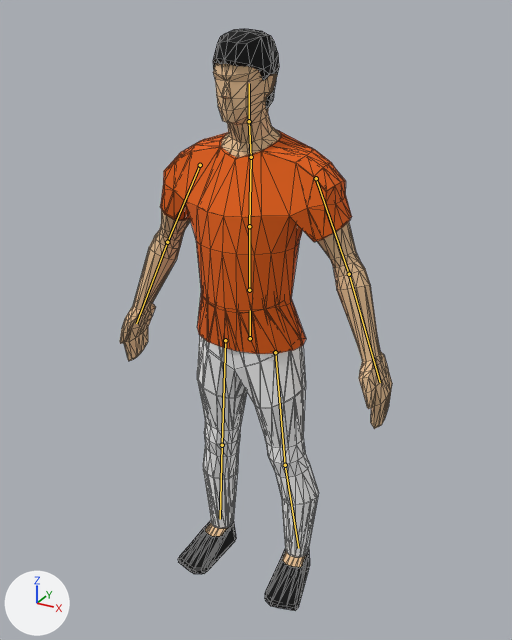
An edit to the glTF model public/models/male-rigged.glb, drawn before and after from the same camera.
One viewpoint serves both versions: a 50 mm camera at (1.09, -1.91, 2.05) aimed at (-0.02, 0.11, 1.04). The axes (+X, +Y, +Z) are drawn at lower left. The lights are the same throughout. The first picture is the older version. The bones that change, and the others that lie on the model, are drawn over the model as lines. Mesh edges are drawn as thin lines.

Names of what the first picture shows: 'Human full_Material.002_0', 'Human full_Material.003_0', 'Human full_Material.004_0', 'Human full_Material.005_0'.
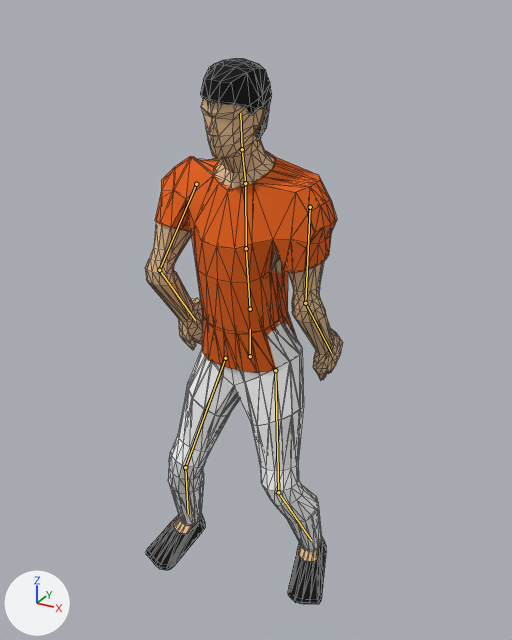
The newer file adds an action. The first version stands in its rest pose; the second is drawn at frame 18 of the action 'Dance'.

What changed in the scene script:
```text
Change bone_hips:
    where bone_hips = bpy.data.objects['Armature'].pose.bones['Hips']
    bone_hips.location: (0.0, 0.0, 0.0) -> (0.0, -0.069, 0.0)
Change bone_spine:
    where bone_spine = bpy.data.objects['Armature'].pose.bones['Spine']  # child of 'Hips'
    bone_spine.rotation_quaternion: (1.0, 0.0, 0.0, 0.0) -> (0.998, 0.044, -0.043, 0.002)  # degrees (0, 0, 0) -> degrees (5, -5, 0)
Change bone_chest:
    where bone_chest = bpy.data.objects['Armature'].pose.bones['Chest']  # child of 'Spine'
    bone_chest.rotation_quaternion: (1.0, 0.0, 0.0, 0.0) -> (0.999, 0.027, 0.025, -0.027)  # degrees (0, 0, 0) -> degrees (3, 3, -3)
Change bone_head:
    where bone_head = bpy.data.objects['Armature'].pose.bones['Head']  # child of 'Neck'
    bone_head.rotation_quaternion: (1.0, 0.0, 0.0, 0.0) -> (0.999, 0.0, -0.052, 0.0)  # degrees (0, 0, 0) -> degrees (0, -6, 0)
Change bone_upperarm_l:
    where bone_upperarm_l = bpy.data.objects['Armature'].pose.bones['UpperArm.L']  # child of 'Chest'
    bone_upperarm_l.rotation_quaternion: (1.0, 0.0, 0.0, 0.0) -> (-0.98, -0.061, 0.012, 0.19)  # degrees (0, 0, 0) -> degrees (7, 0, -22)
Change bone_lowerarm_l:
    where bone_lowerarm_l = bpy.data.objects['Armature'].pose.bones['LowerArm.L']  # child of 'UpperArm.L'
    bone_lowerarm_l.rotation_quaternion: (1.0, 0.0, 0.0, 0.0) -> (0.927, -0.376, 0.0, 0.0)  # degrees (0, 0, 0) -> degrees (-44, 0, 0)
Change bone_upperarm_r:
    where bone_upperarm_r = bpy.data.objects['Armature'].pose.bones['UpperArm.R']  # child of 'Chest'
    bone_upperarm_r.rotation_quaternion: (1.0, 0.0, 0.0, 0.0) -> (0.914, 0.359, 0.07, 0.178)  # degrees (0, 0, 0) -> degrees (43, 0, 22)
Change bone_lowerarm_r:
    where bone_lowerarm_r = bpy.data.objects['Armature'].pose.bones['LowerArm.R']  # child of 'UpperArm.R'
    bone_lowerarm_r.rotation_quaternion: (1.0, 0.0, 0.0, 0.0) -> (0.767, -0.642, 0.0, 0.0)  # degrees (0, 0, 0) -> degrees (-80, 0, 0)
Change bone_upperleg_l:
    where bone_upperleg_l = bpy.data.objects['Armature'].pose.bones['UpperLeg.L']  # child of 'Hips'
    bone_upperleg_l.rotation_quaternion: (1.0, 0.0, 0.0, 0.0) -> (-0.996, -0.087, -0.002, -0.018)  # degrees (0, 0, 0) -> degrees (10, 0, 2)
Change bone_lowerleg_l:
    where bone_lowerleg_l = bpy.data.objects['Armature'].pose.bones['LowerLeg.L']  # child of 'UpperLeg.L'
    bone_lowerleg_l.rotation_quaternion: (1.0, 0.0, 0.0, 0.0) -> (0.957, -0.289, 0.0, 0.0)  # degrees (0, 0, 0) -> degrees (-34, 0, 0)
Change bone_upperleg_r:
    where bone_upperleg_r = bpy.data.objects['Armature'].pose.bones['UpperLeg.R']  # child of 'Hips'
    bone_upperleg_r.rotation_quaternion: (1.0, 0.0, 0.0, 0.0) -> (0.984, 0.155, -0.014, -0.086)  # degrees (0, 0, 0) -> degrees (18, 0, -10)
Change bone_lowerleg_r:
    where bone_lowerleg_r = bpy.data.objects['Armature'].pose.bones['LowerLeg.R']  # child of 'UpperLeg.R'
    bone_lowerleg_r.rotation_quaternion: (1.0, 0.0, 0.0, 0.0) -> (0.957, -0.289, 0.0, 0.0)  # degrees (0, 0, 0) -> degrees (-34, 0, 0)
```

Pixel boxes (x1, y1, x2, y2) of what changed, in the pictures (512 x 640 px):
'Human full_Material.004_0', posed
    before: (160, 130, 352, 354)
    after: (155, 151, 337, 373)
'Human full_Material.003_0', posed (27% narrower, 8% shorter)
    before: (120, 63, 392, 567)
    after: (145, 97, 343, 562)
'Human full_Material.005_0', posed
    before: (197, 335, 319, 557)
    after: (168, 321, 322, 551)
'Human full_Material.002_0', posed (37% wider, 6% shorter)
    before: (178, 29, 310, 611)
    after: (145, 59, 326, 604)
bone 'Hips', root to tip
    before: (250, 338) to (250, 310)
    after: (250, 356) to (250, 329)
bone 'Spine', root to tip
    before: (249, 290) to (249, 226)
    after: (250, 309) to (246, 248)
bone 'Chest', root to tip
    before: (249, 226) to (251, 157)
    after: (246, 248) to (245, 183)
bone 'Head', root to tip
    before: (249, 121) to (249, 83)
    after: (242, 149) to (240, 113)
bone 'UpperArm.L', root to tip
    before: (316, 178) to (349, 274)
    after: (310, 207) to (305, 303)
bone 'LowerArm.L', root to tip
    before: (349, 274) to (380, 382)
    after: (305, 303) to (331, 353)
bone 'UpperArm.R', root to tip
    before: (200, 165) to (167, 242)
    after: (196, 184) to (159, 270)
bone 'LowerArm.R', root to tip
    before: (167, 242) to (136, 323)
    after: (159, 270) to (195, 320)
bone 'UpperLeg.L', root to tip
    before: (275, 352) to (285, 465)
    after: (275, 370) to (278, 492)
bone 'LowerLeg.L', root to tip
    before: (285, 465) to (298, 548)
    after: (278, 492) to (311, 540)
bone 'UpperLeg.R', root to tip
    before: (225, 340) to (222, 445)
    after: (225, 358) to (185, 467)
bone 'LowerLeg.R', root to tip
    before: (222, 445) to (220, 519)
    after: (185, 467) to (188, 514)
